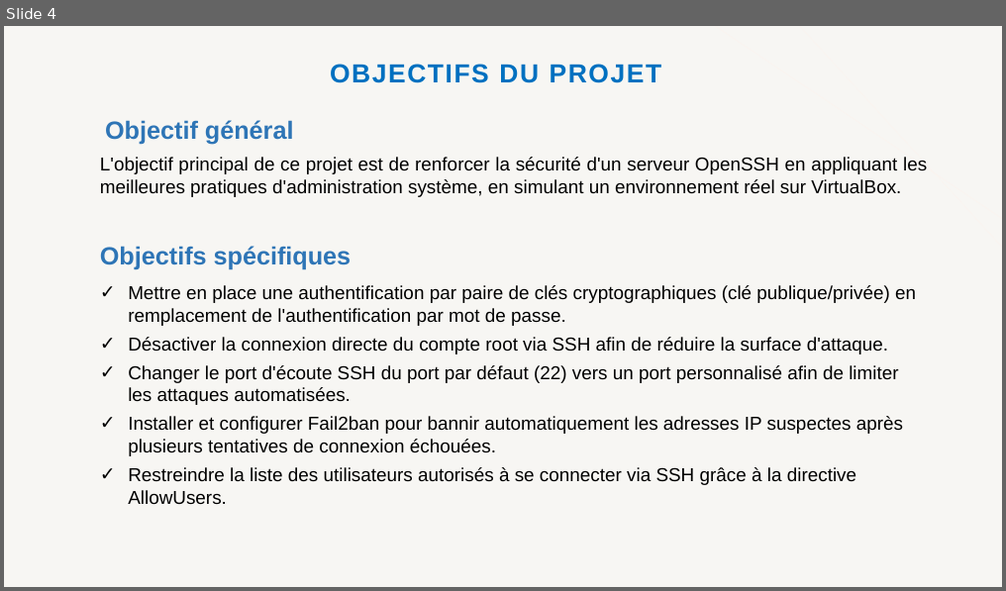
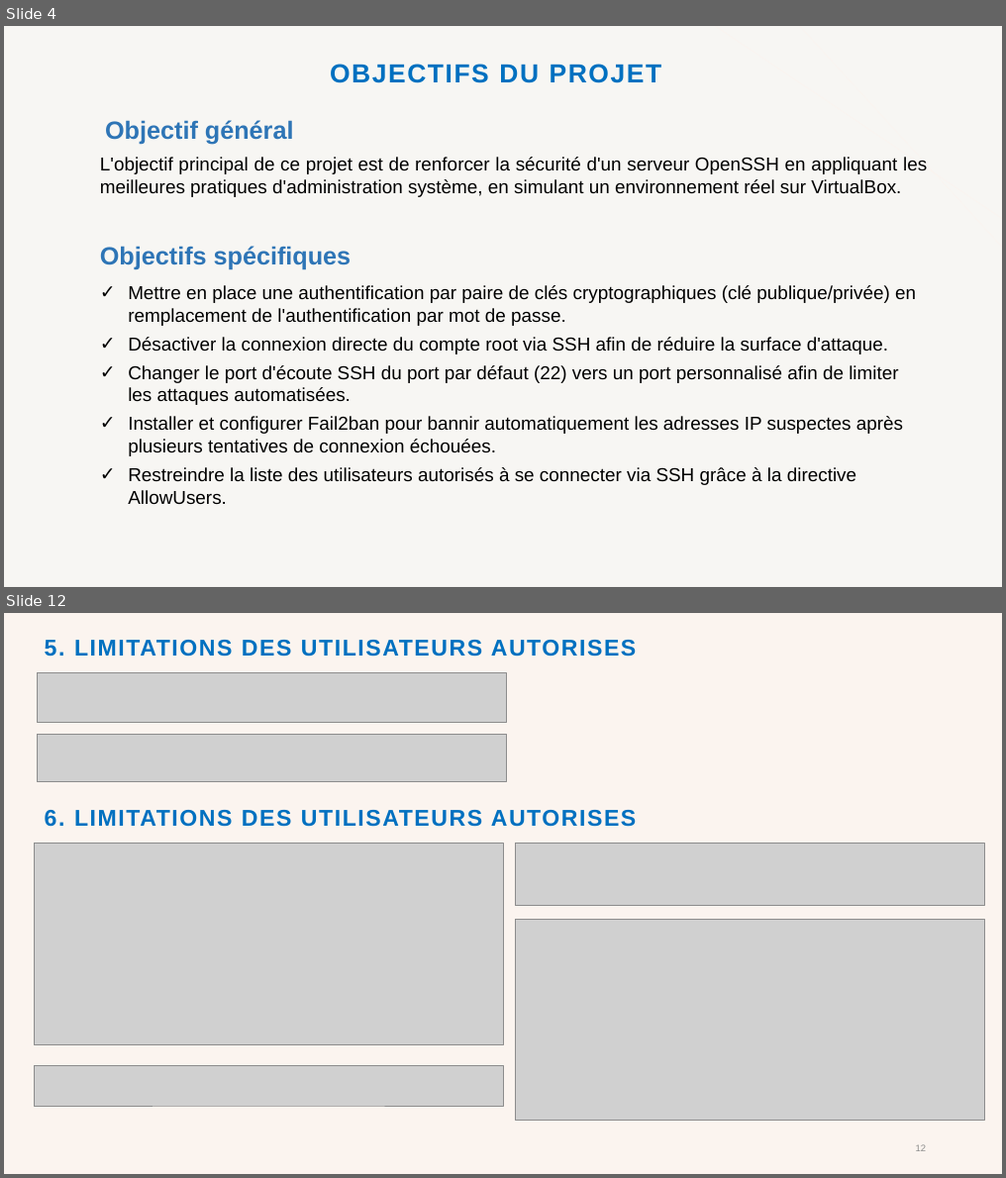
Before and after one commit to Christyy2/Projet-Final-ASI, a slide deck: Présentation-ASI.pptx. Shown one above the other, each under a label of ours: slide 4 before the commit, slides 4 and 12 after it; the slides between them are not shown. The pictures are 1006x591 and 1006x1178 pixels, drawn with LibreOffice and Linux fonts; fonts in the diff are those of the drawing; grey boxes stand for pictures; background and template pictures are left out. Boxes give left, top, right and bottom in pixels: in the first picture for what was removed or moved away, otherwise in the second. Text is boxed around its words. In the diff, an @@ line names an element or a change of style, - is before the commit and + after.

```diff
--- a/Présentation-ASI.pptx
+++ b/Présentation-ASI.pptx
@@ slide 12 added at [4,613,1002,1174], background #FBF4EF @@
@@ text added at [45,640,637,657], 22 pt, text #0070C0, bold @@
+5. LIMITATIONS DES UTILISATEURS AUTORISES
@@ picture added at [37,672,506,722] @@
@@ picture added at [37,735,506,782] @@
@@ text added at [45,810,637,827], 22 pt, text #0070C0, bold @@
+6. LIMITATIONS DES UTILISATEURS AUTORISES
@@ picture added at [34,843,503,1046] @@
@@ picture added at [515,843,985,906] @@
@@ picture added at [515,919,985,1120] @@
@@ picture added at [34,1065,503,1106] @@
@@ page number added at [916,1145,927,1152], 9 pt, text #8C8C8C @@
+12
```
Also in this commit, not shown: 5 slides changed, 8 other slides added, 16 slides removed, 1 other file.
